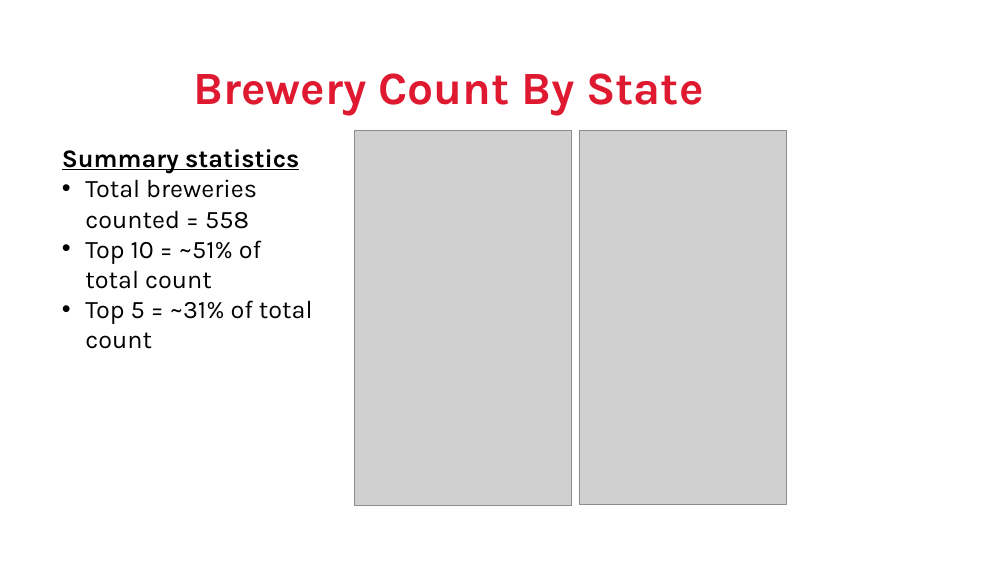
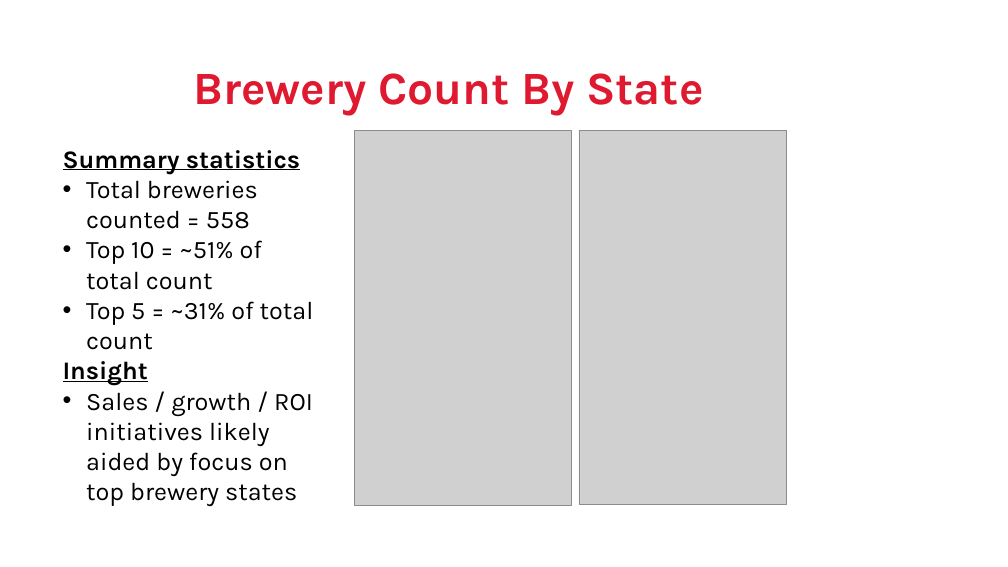
Before and after one commit to jeffnreed/DDS_Project1, a slide deck: slide 2 of DDS Project1 - Reed_Miller.pptx. Drawn at 1008x567 pixels with LibreOffice and Linux fonts; fonts in the diff are those of the drawing; grey boxes stand for pictures; background and template pictures are left out. Boxes give left, top, right and bottom in pixels: in the first picture for what was removed or moved away, otherwise in the second. Text is boxed around its words. In the diff, an @@ line names an element or a change of style, - is before the commit and + after.

```diff
--- a/DDS Project1 - Reed_Miller.pptx
+++ b/DDS Project1 - Reed_Miller.pptx
@@ text at <box>63,361,313,506</box>: paragraphs added @@
+Insight
+• Sales / growth / ROI initiatives likely aided by focus on top brewery states
```
Also in this commit, not shown: 3 other slides changed, 4 slides added.
